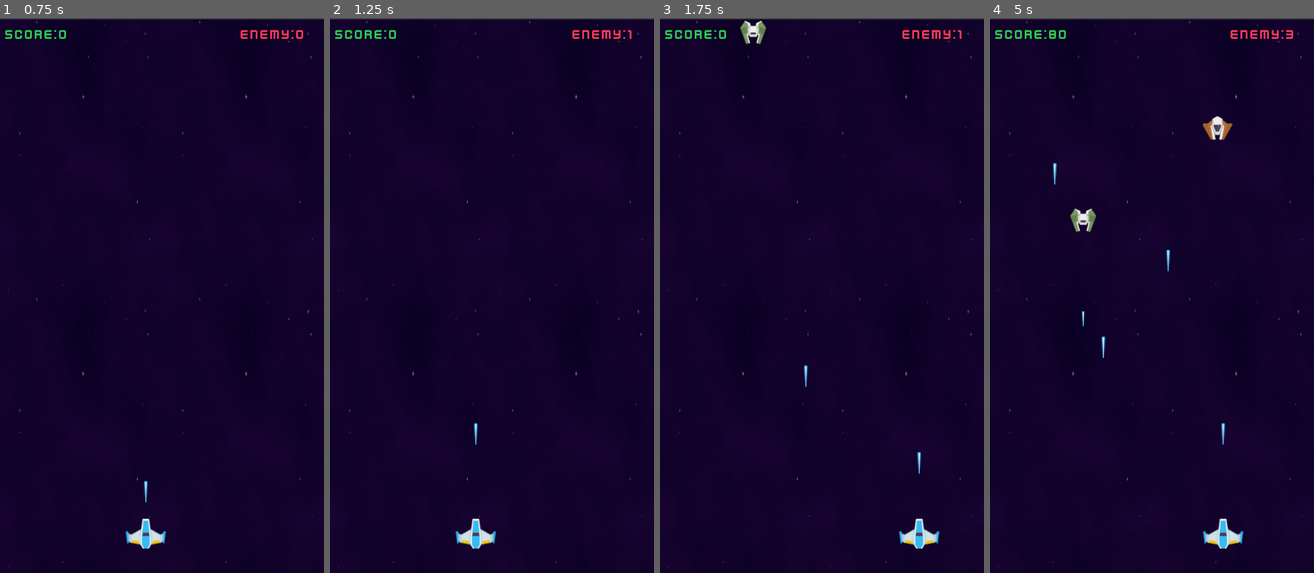
Above: before the commit, frames 1-4 (left to right).
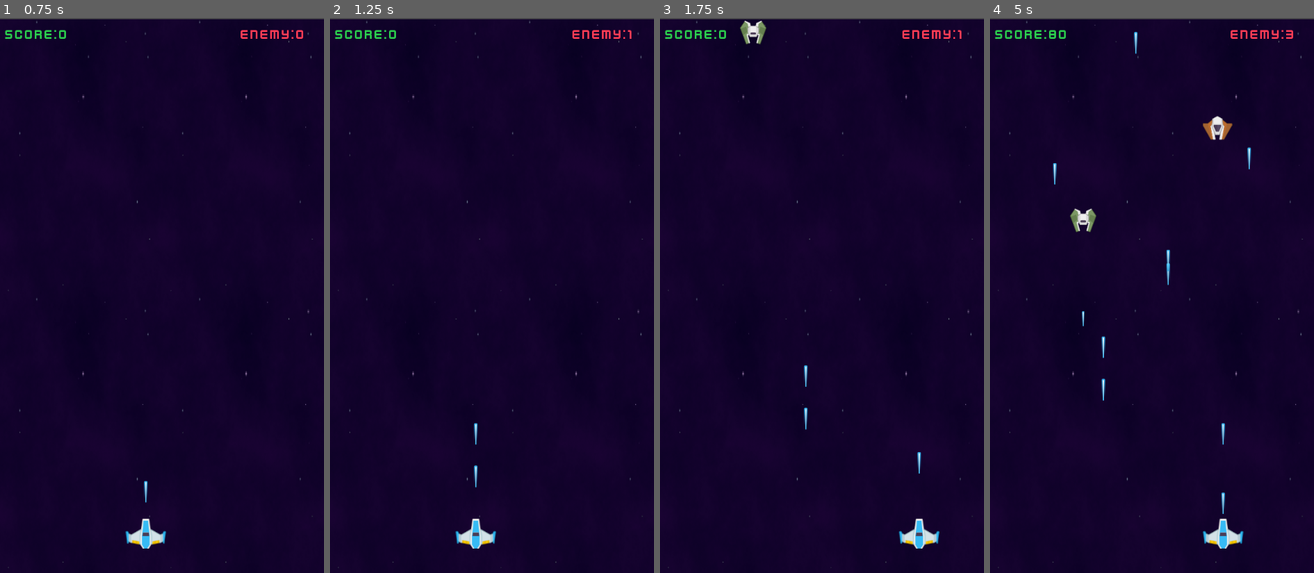
Above: after the commit, the same moments.

Repository: lzhphantom/SpaceGame
Game: Godot game, scene res://main.tscn
Two runs of this game, one before a commit and one after it. Both use one fixed random seed, a clock stepped at 60 frames per second and the inputs below.
Inputs (mouse positions are in pixels of both pictures, inside the frame that each line leads up to):
- Up to frame 1 (0.75 s): tap Enter (ui_accept) at 0.5 s; move the mouse to (145, 406) at 0.52 s; click (145, 406) at 0.6 s
- Up to frame 2 (1.25 s): tap Enter (ui_accept) at 0.77 s
- Up to frame 3 (1.75 s): move the mouse to (919, 378) at 1.27 s; click (919, 378) at 1.35 s; tap Enter (ui_accept) at 1.52 s
- Up to frame 4 (5 s): move the mouse to (1054, 212) at 2.02 s; click (1054, 212) at 2.1 s; move the mouse to (1168, 295) at 2.77 s; click (1168, 295) at 2.85 s; tap Enter (ui_accept) at 3.02, 3.77, 4.52 s; move the mouse to (1103, 156) at 3.52 s; click (1103, 156) at 3.6 s; move the mouse to (1223, 267) at 4.27 s; click (1223, 267) at 4.35 s

Frame 1 is identical in both runs. In frame 2, less than 0.1% of the frame differs, in the area x 44-46%, y 80-85%; in frame 3, less than 0.1%; in frame 4, 0.2%, in the area x 34-81%, y 2-90%.

Commit message:
在玩家自助攻击的基础上 添加自动攻击

Diff:
--- a/scenes/player/player.tscn
+++ b/scenes/player/player.tscn
@@ -28,4 +28,7 @@
 
 [node name="loseAudio" type="AudioStreamPlayer2D" parent="."]
 
+[node name="AttackInterval" type="Timer" parent="."]
+
 [connection signal="area_entered" from="." to="." method="_on_area_entered"]
+[connection signal="timeout" from="AttackInterval" to="." method="attack"]
--- a/scripts/enemy/enemy.gd
+++ b/scripts/enemy/enemy.gd
@@ -59,7 +59,7 @@
 func get_reward():
 	var result = LaserConstants.random_get_upgrade()
 	if result == LaserConstants.Item.Up:
-		print_debug("获得奖励")
+#		print_debug("获得奖励")
 		var r
 		if LaserUpgradeObjectPool.check_laser_upgrade_pool():
 			r = LaserUpgradeObjectPool.reborn_laser_upgrade()
--- a/scripts/player/player.gd
+++ b/scripts/player/player.gd
@@ -3,11 +3,13 @@
 
 @export var laser_tscn: PackedScene
 @export var max_health: float = 10.0
+@export var attack_interval: float = 1.0
 var health_component: HealthComponent
 # Called when the node enters the scene tree for the first time.
 func _ready():
 	health_component = HealthComponent.new(max_health)
 	self.add_child(health_component)
+	self.add_attack_interval(0)
 
 
 # Called every frame. 'delta' is the elapsed time since the previous frame.
@@ -25,19 +27,24 @@
 	elif moust_position.x>viewport_width - self_x:
 		self.position.x = viewport_width - self_x
 
-	var laser
 	if Input.is_action_just_pressed("fire"):
-		$fireAudio.play()
-		if LaserObjectPool.check_laser_pool():
-			laser = LaserObjectPool.reborn_laser()
-		else:
-			laser = laser_tscn.instantiate()
-			add_sibling(laser)
-			LaserObjectPool.add_laser_pool(laser)
-		laser.position.x = self.position.x
-		laser.position.y = self.position.y - self_x
-		laser.reset()
+		attack()
 
+func attack() -> void:
+	var collision_shape = $CollisionShape2D
+	var shape = collision_shape.shape
+	var self_x = shape.radius
+	var laser: Laser
+	$fireAudio.play()
+	if LaserObjectPool.check_laser_pool():
+		laser = LaserObjectPool.reborn_laser()
+	else:
+		laser = laser_tscn.instantiate()
+		add_sibling(laser)
+		LaserObjectPool.add_laser_pool(laser)
+	laser.position.x = self.position.x
+	laser.position.y = self.position.y - self_x
+	laser.reset()
 
 func _on_area_entered(other_area):
 	if other_area is Enemy:
@@ -51,7 +58,6 @@
 		var laser_enemy = other_area as LaserEnemy
 		health_component.get_damage(laser_enemy.attack,Callable(self,"game_over"))
 		laser_enemy.disable()
-	print_debug(health_component.health)
 
 func game_over():
 	self.queue_free()
@@ -61,3 +67,9 @@
 func fire_upgrade():
 	LaserObjectPool.upgrade_laser()
 	LaserConstants.play1_current_laser_level = LaserConstants.LASER_DICT_BLUE[LaserConstants.play1_current_laser_level]["next_level"]
+
+func add_attack_interval(val: float) -> void:
+	self.attack_interval += val
+	$AttackInterval.stop()
+	$AttackInterval.wait_time = 1.0/self.attack_interval
+	$AttackInterval.start()
